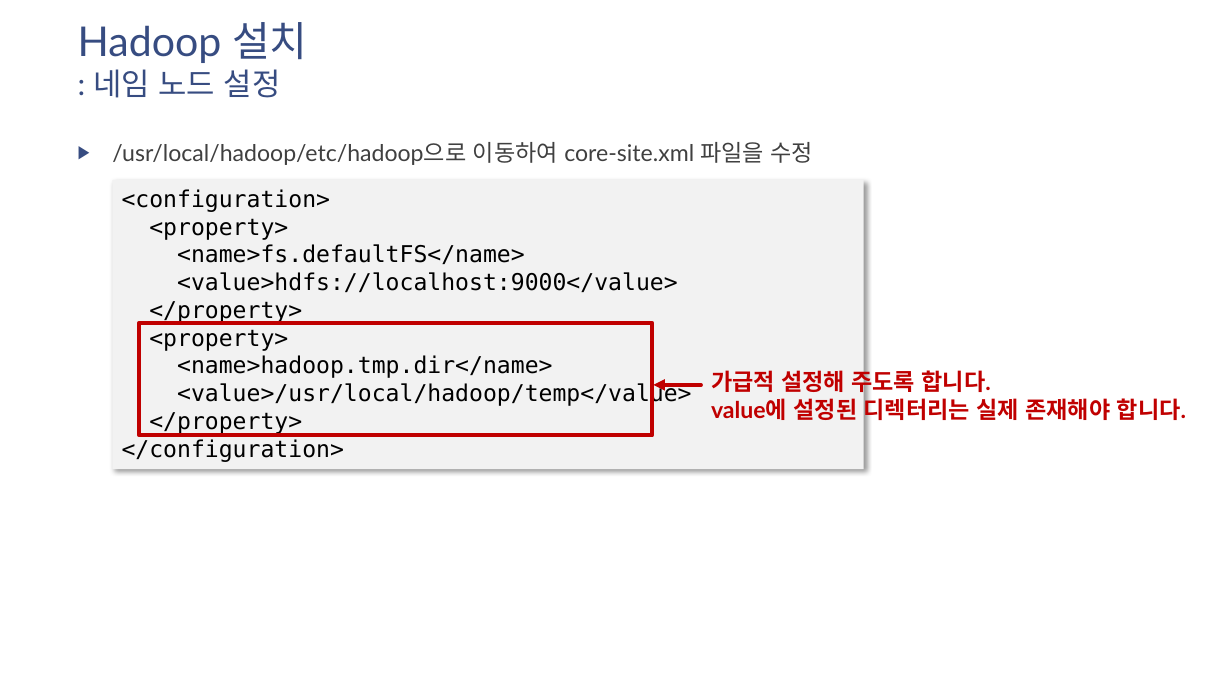
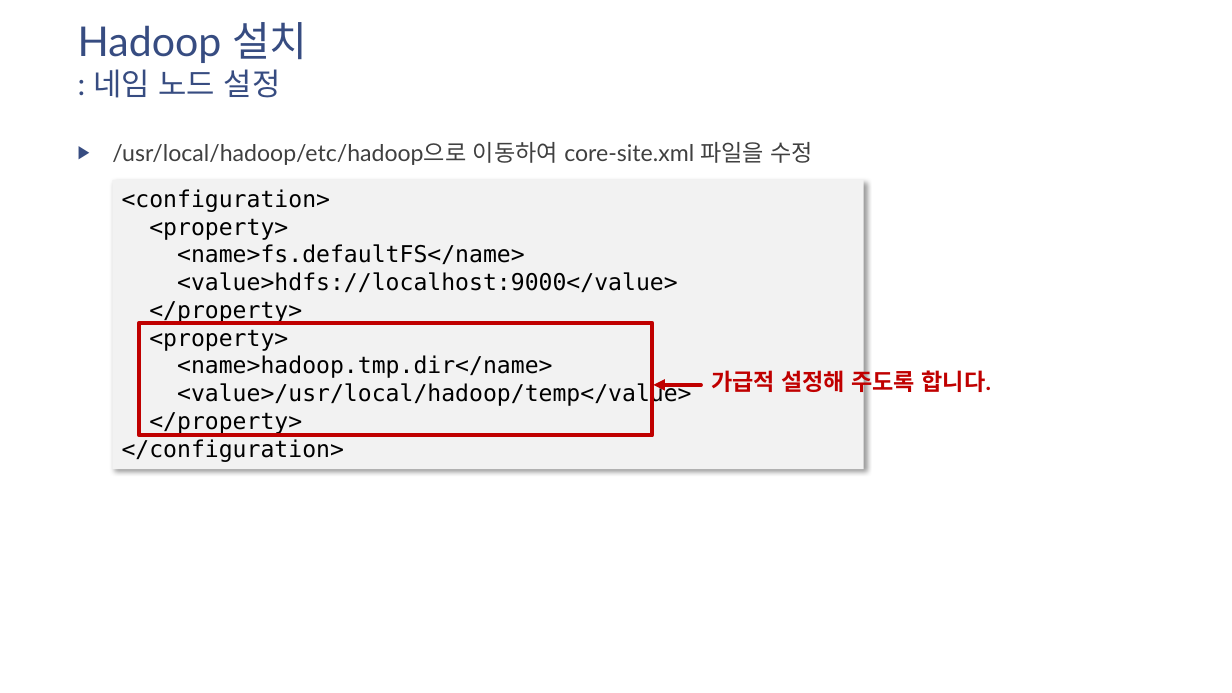
Before and after one commit to namsk/datascience-lecture-draft, a slide deck: slide 10 of slides/drafts/07-install-hadoop-on-centos7.pptx. Drawn at 1232x693 pixels with LibreOffice and Linux fonts; fonts in the diff are those of the drawing. Boxes give left, top, right and bottom in pixels: in the first picture for what was removed or moved away, otherwise in the second. Text is boxed around its words. In the diff, an @@ line names an element or a change of style, - is before the commit and + after.

```diff
--- a/slides/drafts/07-install-hadoop-on-centos7.pptx
+++ b/slides/drafts/07-install-hadoop-on-centos7.pptx
@@ text at box(711, 367, 991, 396): text changed @@
-가급적 설정해 주도록 합니다.
-value에 설정된 디렉터리는 실제 존재해야 합니다.
+가급적 설정해 주도록 합니다.
```
Also in this commit, not shown: 4 other slides changed, 15 slides added, 19 other files.
